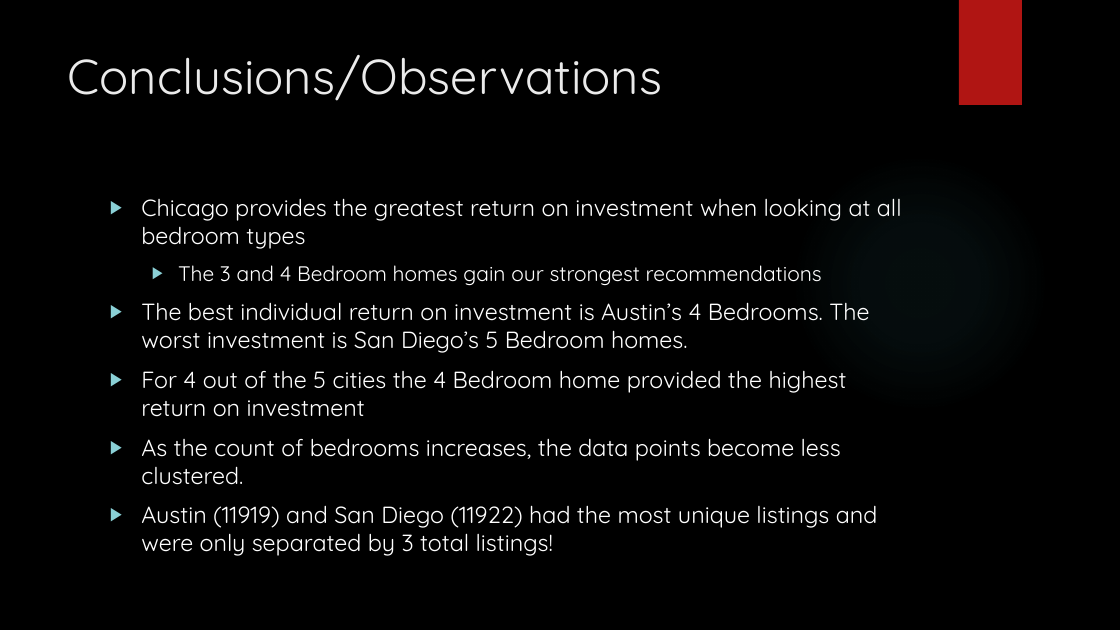
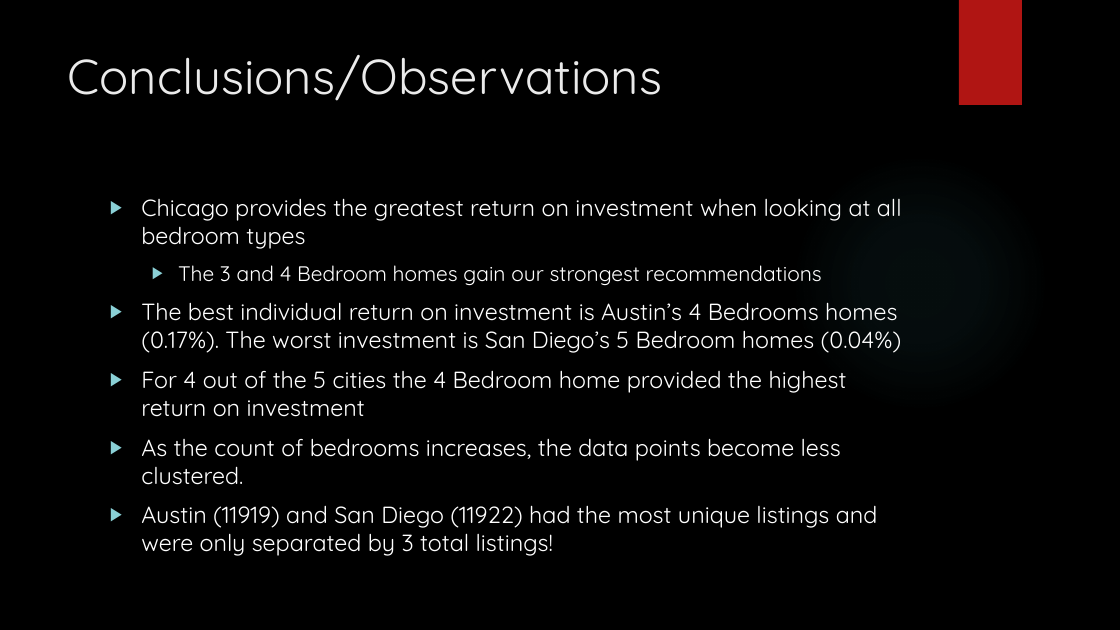
Before and after one commit to chinosamg/Cinco, a slide deck: slide 15 of Team Cinco.pptx. Drawn at 1120x630 pixels with LibreOffice and Linux fonts; fonts in the diff are those of the drawing; background and template pictures are left out. Boxes give left, top, right and bottom in pixels: in the first picture for what was removed or moved away, otherwise in the second. Text is boxed around its words. In the diff, an @@ line names an element or a change of style, - is before the commit and + after.

```diff
--- a/Team Cinco.pptx
+++ b/Team Cinco.pptx
@@ text at (x1=141, y1=302, x2=902, y2=353): text changed @@
-▶ The best individual return on investment is Austin’s 4 Bedrooms. The worst investment is San Diego’s 5 Bedroom homes.
+▶ The best individual return on investment is Austin’s 4 Bedrooms homes (0.17%). The worst investment is San Diego’s 5 Bedroom homes (0.04%)
```
Also in this commit, not shown: 2 other slides changed.
